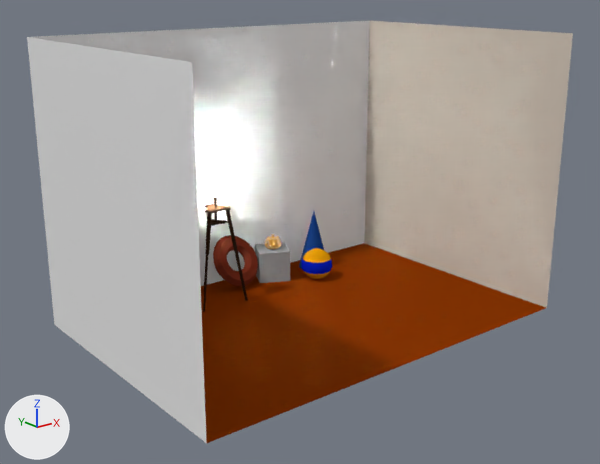
A saved change to the Blender file blender/resources/pixar-room-9/blender/pixar-room-9.blend.
Camera for both pictures: a camera (50 mm lens) standing at (-14.19, -17.43, 9.6) and looking at (-0.41, -0.19, 2.7). The axes (+X, +Y, +Z) are drawn at lower left. The lights are the same throughout.

Names of what the first picture shows: 'Cube', 'Floor', 'LampStand', 'Torus', 'Wall1', 'Wall2', 'Wall3', 'teapot'.
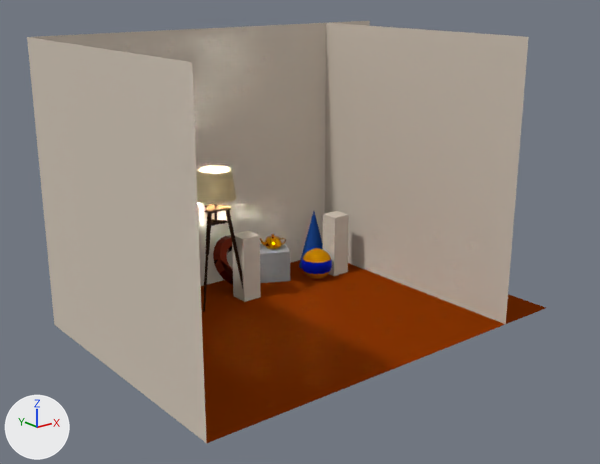
Changed parts and their boxes [x1, y1, x2, y2] in the pictures (600 x 464 px):
```json
{"object": "Wall2", "change": "moved", "before": [364, 21, 573, 308], "after": [325, 23, 529, 324]}
{"object": "Wall1", "change": "recoloured", "before": [27, 37, 207, 443], "after": [27, 37, 207, 443]}
{"object": "Wall3", "change": "recoloured", "before": [30, 21, 370, 286], "after": [30, 21, 370, 286]}
{"object": "Cube.001", "change": "added", "after": [232, 231, 261, 302]}
{"object": "Torus", "change": "surface changed", "before": [213, 235, 258, 286], "after": [213, 235, 258, 286]}
{"object": "Cube.002", "change": "added", "after": [322, 211, 349, 276]}
{"object": "LampShade", "change": "shown", "after": [196, 165, 236, 204]}
{"object": "teapot", "change": "turned", "before": [264, 234, 282, 250], "after": [260, 234, 286, 250]}
```

Scene script edits in JSON lines:
```json
{"op": "set", "path": "mat_torusmaterial.specular_ior_level", "old": "0.0", "new": "1.0"}
{"op": "add", "block": "mat_wallsmaterial_001", "code": ["mat_wallsmaterial_001 = principled_material('WallsMaterial.001')", "mat_wallsmaterial_001.base_color = (0.645, 0.57, 0.481)  # light grey #d2c7b8", "mat_wallsmaterial_001.roughness = 1.0", "mat_wallsmaterial_001.specular_ior_level = 0.0"]}
{"block": "me_plane_001", "where": "me_plane_001.from_pydata(...)  # 4 vertices, 1 face; spans x -1.0..1.0, y -1.0..1.0, z 0.0"}
{"op": "add", "block": "me_plane_001", "code": "me_plane_001.materials.append(mat_wallsmaterial)  # light grey #d2c7b8"}
{"block": "me_plane_003", "where": "me_plane_003.from_pydata(...)  # 4 vertices, 1 face; spans x -1.0..1.0, y -1.0..1.0, z 0.0"}
{"op": "add", "block": "me_plane_003", "code": "me_plane_003.materials.append(mat_wallsmaterial)  # light grey #d2c7b8"}
{"op": "add", "block": "me_cube_002", "code": ["me_cube_002 = bpy.data.meshes.new('Cube.002')", "me_cube_002.from_pydata(...)  # a box spanning x -1.0..1.0, y -1.0..1.0, z -1.0..1.0", "me_cube_002.materials.append(mat_wallsmaterial_001)  # light grey #d2c7b8"]}
{"op": "add", "block": "me_cube", "code": ["me_cube = bpy.data.meshes.new('Cube')", "me_cube.from_pydata(...)  # a box spanning x -1.0..1.0, y -1.0..1.0, z -1.0..1.0", "me_cube.materials.append(mat_wallsmaterial)  # light grey #d2c7b8"]}
{"op": "set", "path": "ob_wall2.location", "old": "(6.0, 0.0, 4.0)", "new": "(4.06, 0.0, 4.0)"}
{"op": "remove", "block": "ob_lampshade", "code": "ob_lampshade.hide_render = True"}
{"op": "set", "path": "ob_teapot.rotation_euler", "old": "(1.571, 0.0, 3.665)", "new": "(1.571, 0.0, -3.665)", "note": "degrees (90, 0, 210) -> degrees (90, 0, -210)"}
{"op": "add", "block": "ob_cube_002", "code": ["ob_cube_002 = bpy.data.objects.new('Cube.002', me_cube_002)", "ob_cube_002.location = (3.12, 2.34, 1.0)", "ob_cube_002.scale = (0.3, 0.3, 1.0)"]}
{"op": "add", "block": "ob_cube_001", "code": ["ob_cube_001 = bpy.data.objects.new('Cube.001', me_cube)", "ob_cube_001.location = (-0.47, 2.34, 1.0)", "ob_cube_001.scale = (0.3, 0.3, 1.0)"]}
```
